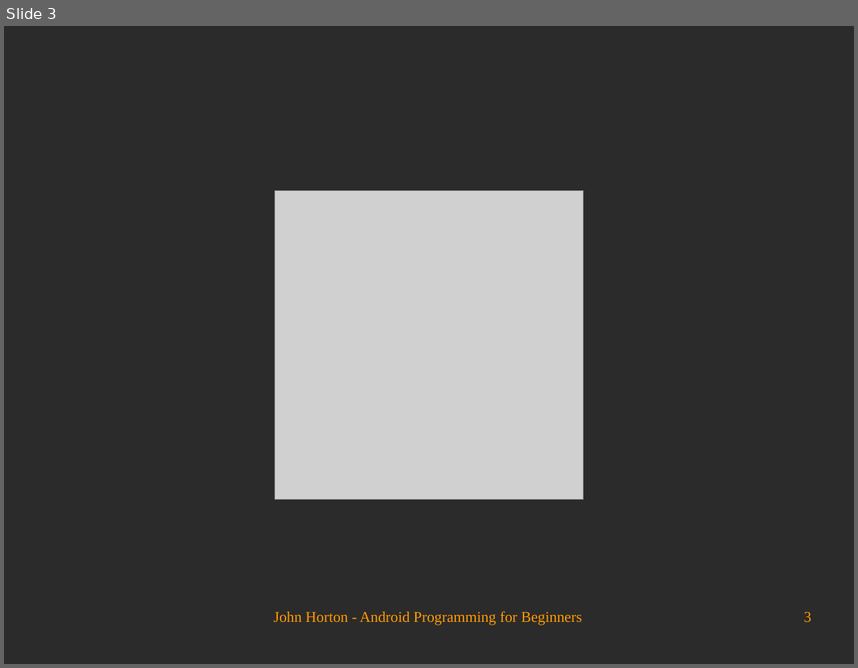
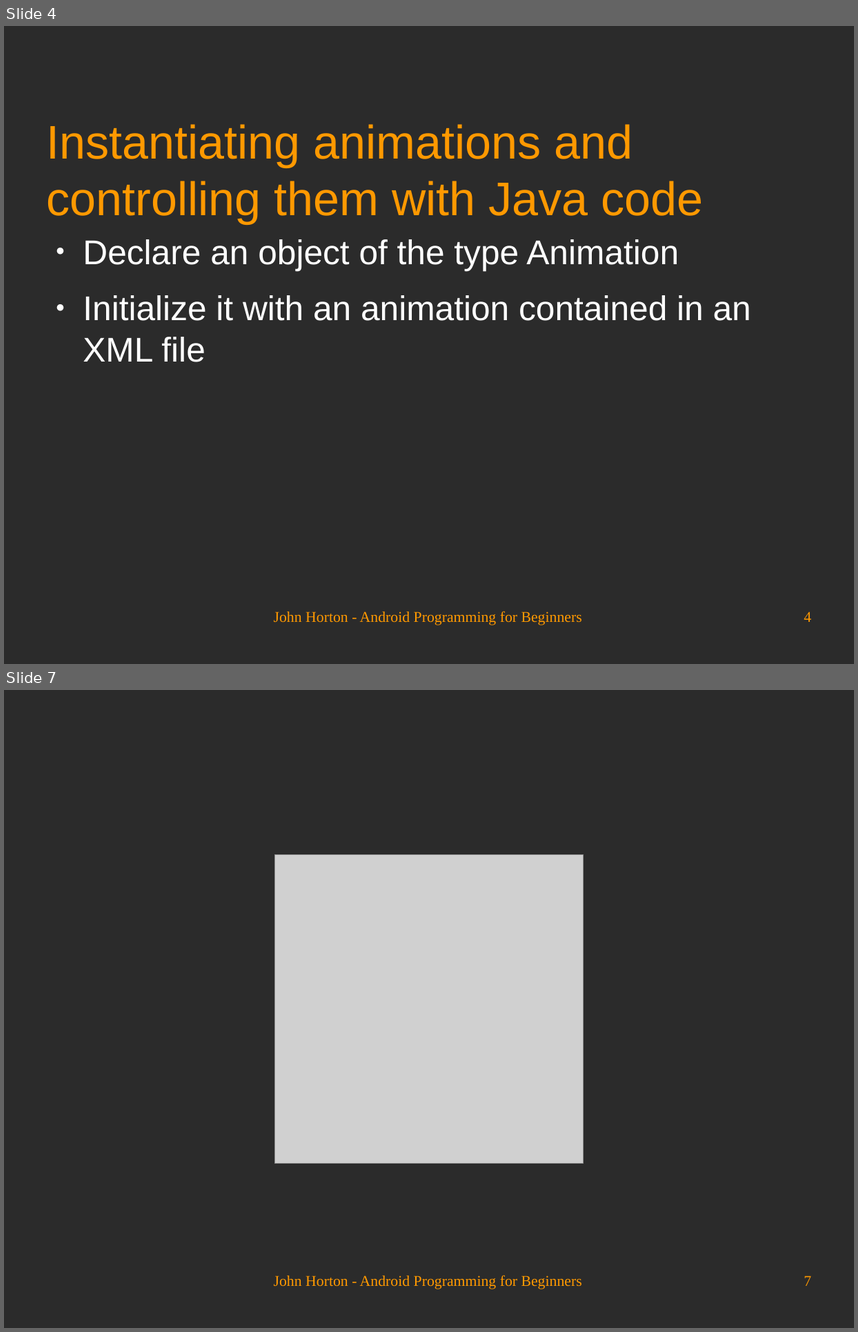
Before and after one commit to Academy-Soft-Intellect/Android-Programming-for-Beginners, a slide deck: 16_UI_Animations.odp. Shown one above the other, each under a label of ours: slide 3 before the commit, slides 4 and 7 after it; the slides between them are not shown. The pictures are 858x668 and 858x1332 pixels, drawn with LibreOffice and Linux fonts; fonts in the diff are those of the drawing; grey boxes stand for pictures; background and template pictures are left out; a plain dark background stands for a picture behind light text. Boxes give left, top, right and bottom in pixels: in the first picture for what was removed or moved away, otherwise in the second. Text is boxed around its words. In the diff, an @@ line names an element or a change of style, - is before the commit and + after.

```diff
--- a/16_UI_Animations.odp
+++ b/16_UI_Animations.odp
@@ slide 4 added at (4, 26, 854, 664), background picture (left out) @@
@@ title added at (47, 124, 704, 224), 44 pt, text #FF9900 @@
+Instantiating animations and controlling them with Java code
@@ text added at (83, 239, 751, 362), 32 pt, text #FFFFFF @@
+● Declare an object of the type Animation
+● Initialize it with an animation contained in an XML file
@@ text added at (274, 610, 582, 625), 14 pt, text #FF9900 @@
+John Horton - Android Programming for Beginners
@@ page number added at (804, 611, 811, 621), 14 pt, text #FF9900 @@
+4
@@ what was slide 3 is now slide 7 @@
@@ page number at (804, 1275, 811, 1285): text changed @@
-3
+7
```
Also in this commit, not shown: 1 slide changed, 4 other slides added, 1 slide removed.
